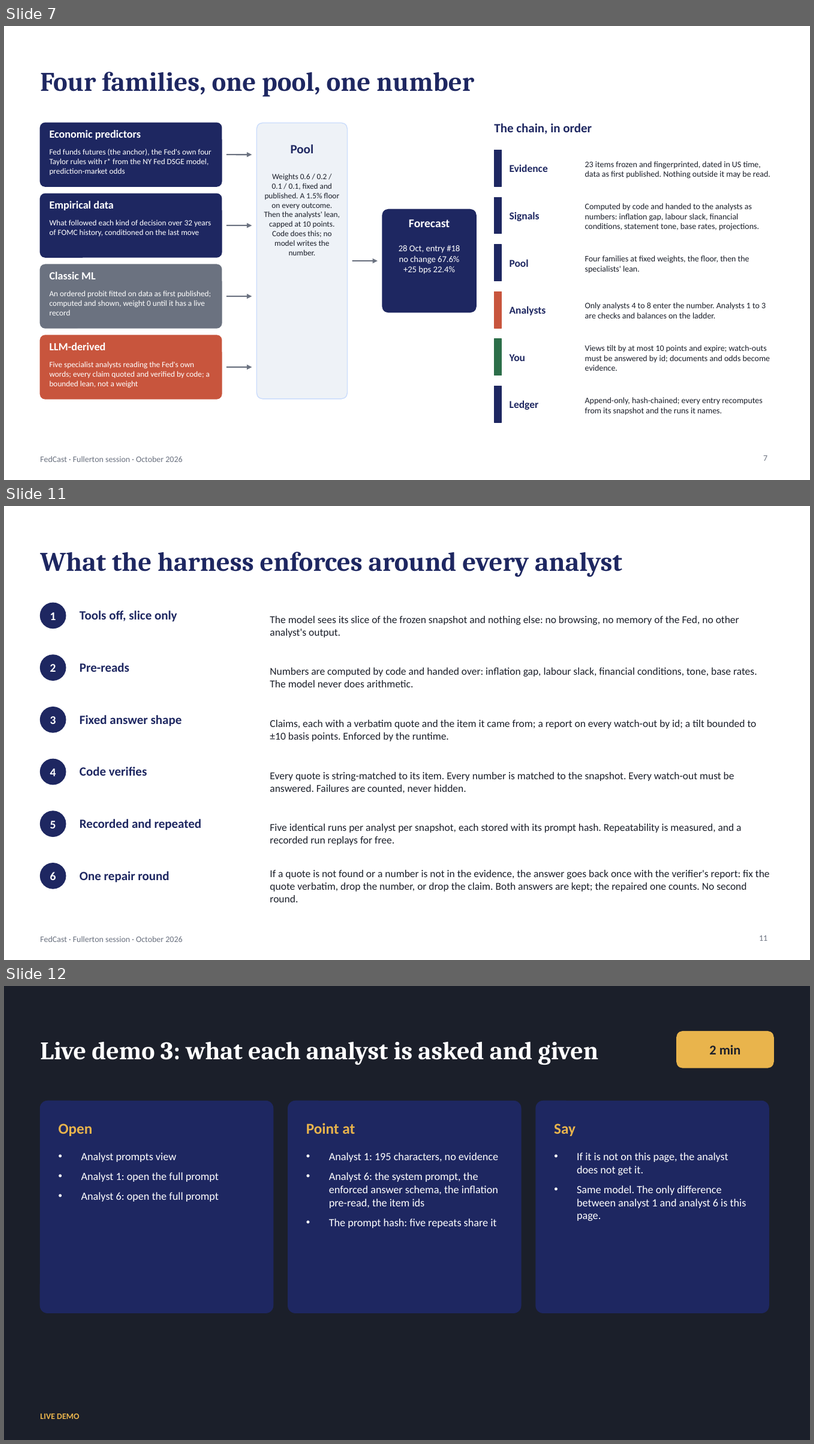
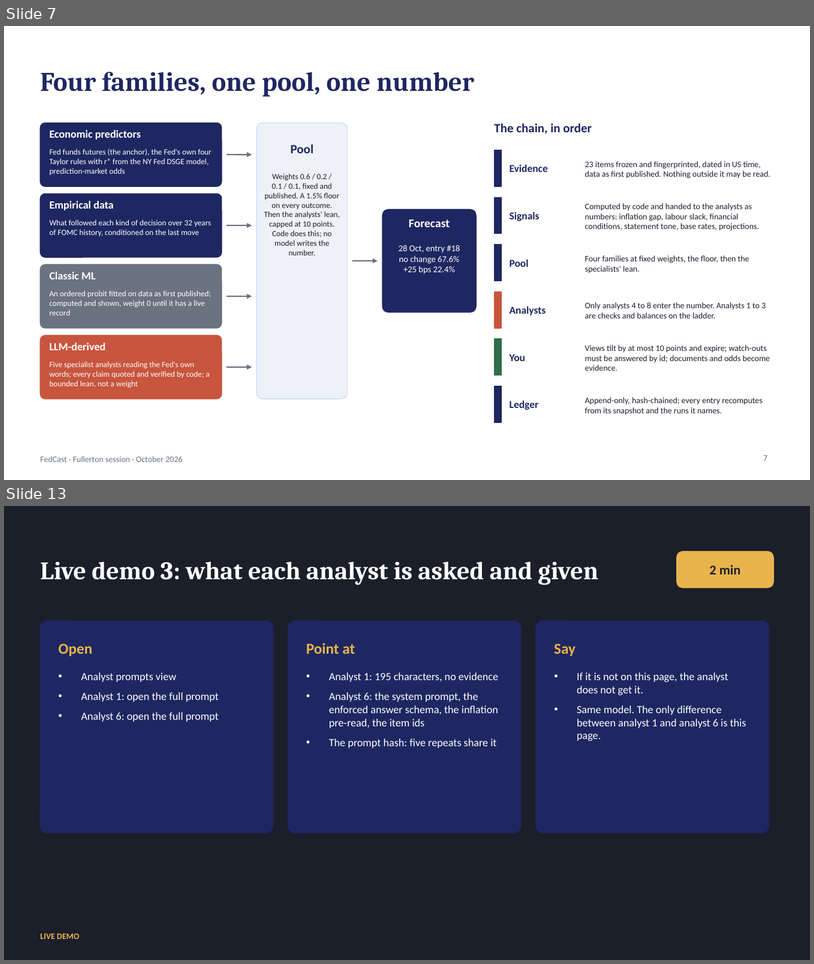
Before and after one commit to kmt112/fed-forecast, a slide deck: docs/FedCast_Fullerton.pptx. Shown one above the other, each under a label of ours: slides 7, 11 and 12 before the commit, slides 7 and 13 after it; the slides between them are not shown. The pictures are 814x1444 and 814x964 pixels, drawn with LibreOffice and Linux fonts; fonts in the diff are those of the drawing. Boxes give left, top, right and bottom in pixels: in the first picture for what was removed or moved away, otherwise in the second. Text is boxed around its words. In the diff, an @@ line names an element or a change of style, - is before the commit and + after.

```diff
--- a/docs/FedCast_Fullerton.pptx
+++ b/docs/FedCast_Fullerton.pptx
@@ slide 11 removed at (x1=4, y1=506, x2=810, y2=960), background #FFFFFF; not listed: 1 template element that a slide beside it also shows @@
@@ title removed at (x1=40, y1=552, x2=623, y2=577) @@
-What the harness enforces around every analyst
@@ ellipse removed at (x1=40, y1=603, x2=66, y2=628) @@
@@ text removed at (x1=50, y1=612, x2=56, y2=620) @@
-1
@@ text removed at (x1=80, y1=610, x2=177, y2=622) @@
-Tools off, slice only
@@ text removed at (x1=270, y1=616, x2=740, y2=637) @@
-The model sees its slice of the frozen snapshot and nothing else: no browsing, no memory of the Fed, no other analyst's output.
@@ ellipse removed at (x1=40, y1=655, x2=66, y2=680) @@
@@ text removed at (x1=50, y1=664, x2=56, y2=672) @@
-2
@@ text removed at (x1=80, y1=663, x2=129, y2=672) @@
-Pre-reads
@@ text removed at (x1=270, y1=667, x2=758, y2=687) @@
-Numbers are computed by code and handed over: inflation gap, labour slack, financial conditions, tone, base rates. The model never does arithmetic.
@@ ellipse removed at (x1=40, y1=707, x2=66, y2=732) @@
@@ text removed at (x1=50, y1=716, x2=56, y2=724) @@
-3
@@ text removed at (x1=80, y1=715, x2=182, y2=726) @@
-Fixed answer shape
@@ text removed at (x1=270, y1=720, x2=757, y2=741) @@
-Claims, each with a verbatim quote and the item it came from; a report on every watch-out by id; a tilt bounded to ±10 basis points. Enforced by the runtime.
@@ ellipse removed at (x1=40, y1=759, x2=66, y2=784) @@
@@ text removed at (x1=50, y1=768, x2=56, y2=776) @@
-4
@@ text removed at (x1=80, y1=766, x2=147, y2=775) @@
-Code verifies
@@ text removed at (x1=270, y1=772, x2=735, y2=793) @@
-Every quote is string-matched to its item. Every number is matched to the snapshot. Every watch-out must be answered. Failures are counted, never hidden.
@@ ellipse removed at (x1=40, y1=811, x2=66, y2=837) @@
@@ text removed at (x1=50, y1=820, x2=56, y2=828) @@
-5
@@ text removed at (x1=80, y1=819, x2=202, y2=830) @@
-Recorded and repeated
@@ text removed at (x1=270, y1=823, x2=741, y2=845) @@
-Five identical runs per analyst per snapshot, each stored with its prompt hash. Repeatability is measured, and a recorded run replays for free.
@@ ellipse removed at (x1=40, y1=863, x2=66, y2=888) @@
@@ text removed at (x1=50, y1=871, x2=56, y2=880) @@
-6
@@ text removed at (x1=80, y1=871, x2=169, y2=882) @@
-One repair round
@@ text removed at (x1=270, y1=870, x2=770, y2=902) @@
-If a quote is not found or a number is not in the evidence, the answer goes back once with the verifier's report: fix the quote verbatim, drop the number, or drop the claim. Both answers are kept; the repaired one counts. No second round.
@@ page number removed at (x1=759, y1=935, x2=768, y2=940) @@
-11
@@ what was slide 12 is now slide 13 @@
```
Also in this commit, not shown: 10 slides changed, 4 slides added, 2 other slides removed, 2 other files.
